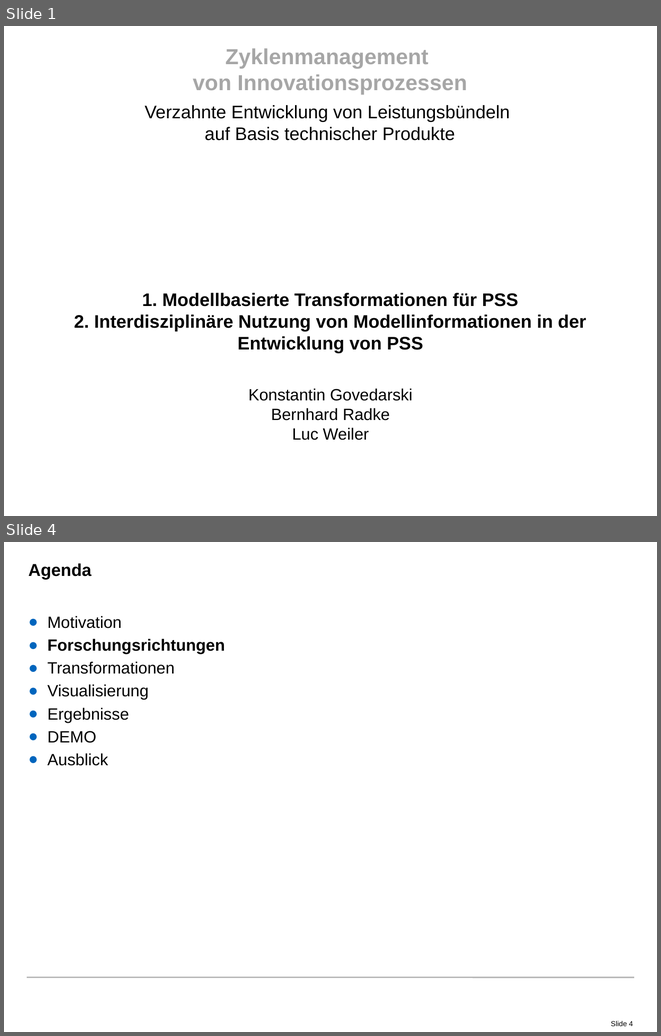
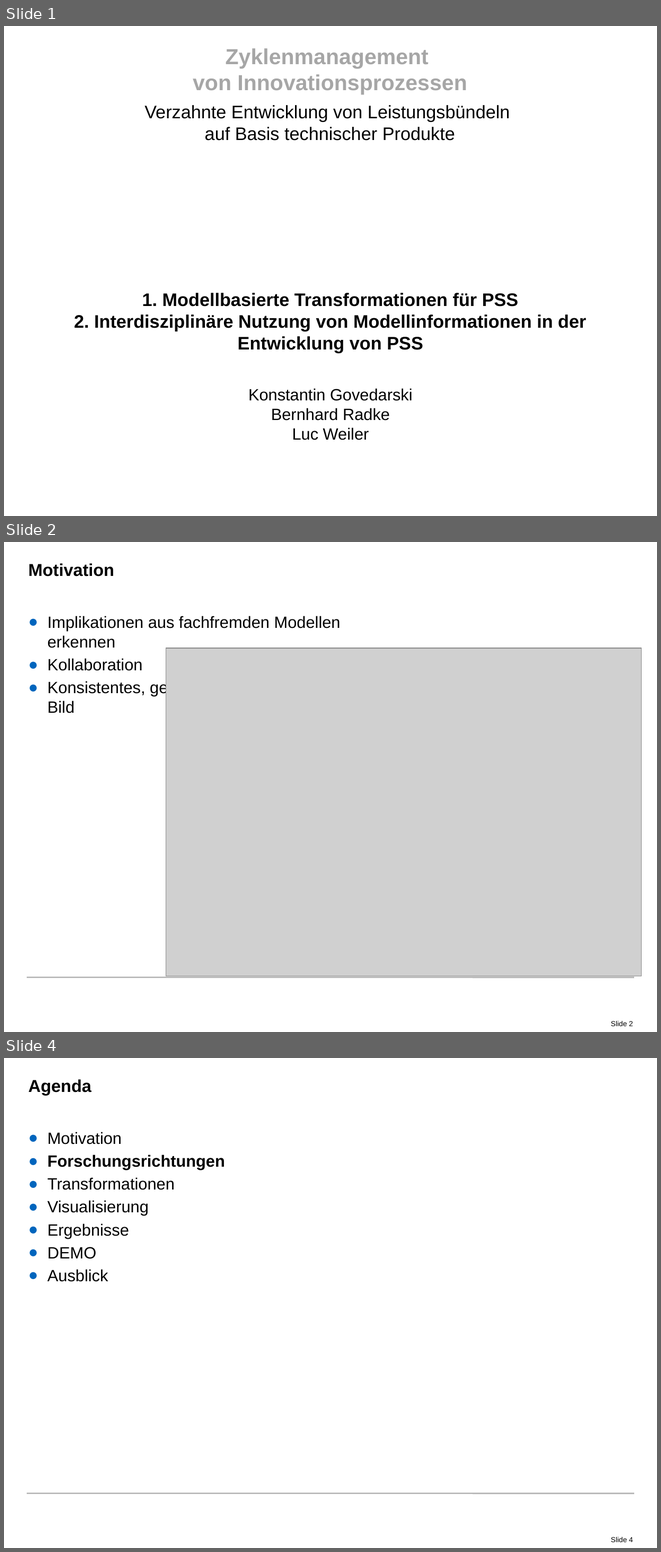
Before and after one commit to radke-tum/idp, a slide deck: pssif/doc/PSSIF.pptx. Shown one above the other, each under a label of ours: slides 1 and 4 before the commit, slides 1, 2 and 4 after it; the slides between them are not shown. The pictures are 661x1036 and 661x1552 pixels, drawn with LibreOffice and Linux fonts; fonts in the diff are those of the drawing; grey boxes stand for pictures; background and template pictures are left out. Boxes give left, top, right and bottom in pixels: in the first picture for what was removed or moved away, otherwise in the second. Text is boxed around its words. In the diff, an @@ line names an element or a change of style, - is before the commit and + after.

```diff
--- a/pssif/doc/PSSIF.pptx
+++ b/pssif/doc/PSSIF.pptx
@@ slide 2 added at [4, 542, 657, 1032], background #FFFFFF; not listed: 2 template elements that a slide beside it also shows @@
@@ title added at [28, 563, 114, 576], 19 pt, text #000000, bold @@
+Motivation
@@ text added at [47, 616, 341, 713], 18 pt, text #000000 @@
+● Implikationen aus fachfremden Modellen erkennen
+● Kollaboration
+● Konsistentes, gemeinsames
+  Bild
@@ picture added at [166, 648, 641, 976] @@
```
Also in this commit, not shown: 2 slides changed, 2 other slides added, 2 slides removed, 1 other file.
